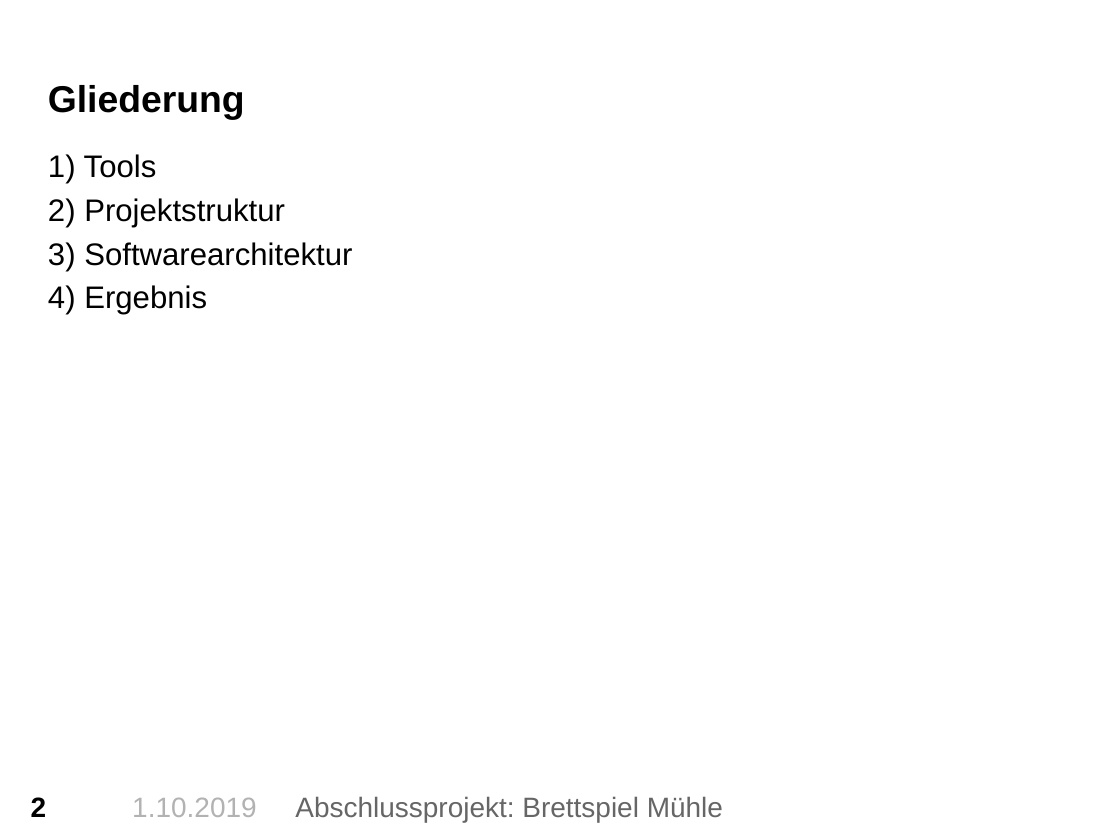
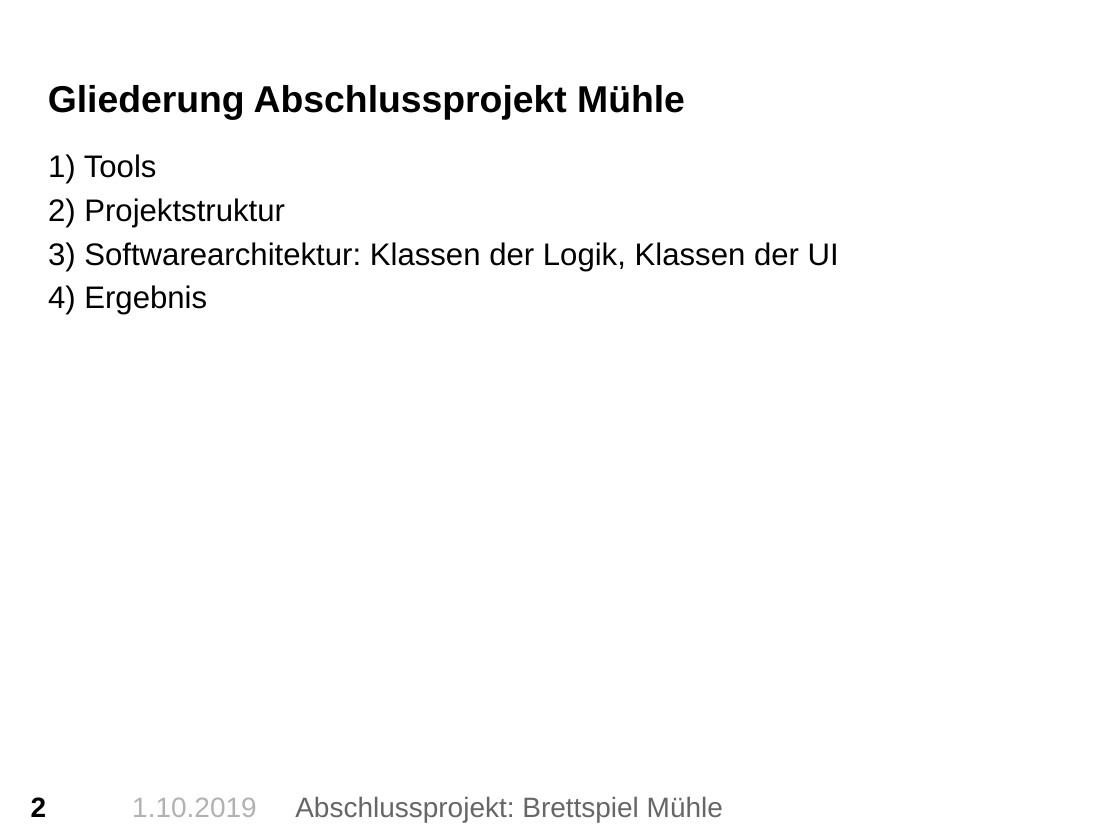
Before and after one commit to alicekre/Python_Muehle, a slide deck: slide 2 of PräsentationPython.pptx. Drawn at 1120x840 pixels with LibreOffice and Linux fonts; fonts in the diff are those of the drawing; background and template pictures are left out. Boxes give left, top, right and bottom in pixels: in the first picture for what was removed or moved away, otherwise in the second. Text is boxed around its words. In the diff, an @@ line names an element or a change of style, - is before the commit and + after.

Commit message:
Angepasste Titelfolie und Klassendiagramme enthalten

```diff
--- a/PräsentationPython.pptx
+++ b/PräsentationPython.pptx
@@ text at <box>48,85,685,120</box>: text changed @@
-Gliederung
+Gliederung Abschlussprojekt Mühle
@@ text at <box>84,242,839,271</box>: text changed @@
-3) Softwarearchitektur
+3) Softwarearchitektur: Klassen der Logik, Klassen der UI
```
Also in this commit, not shown: 4 other slides changed.
